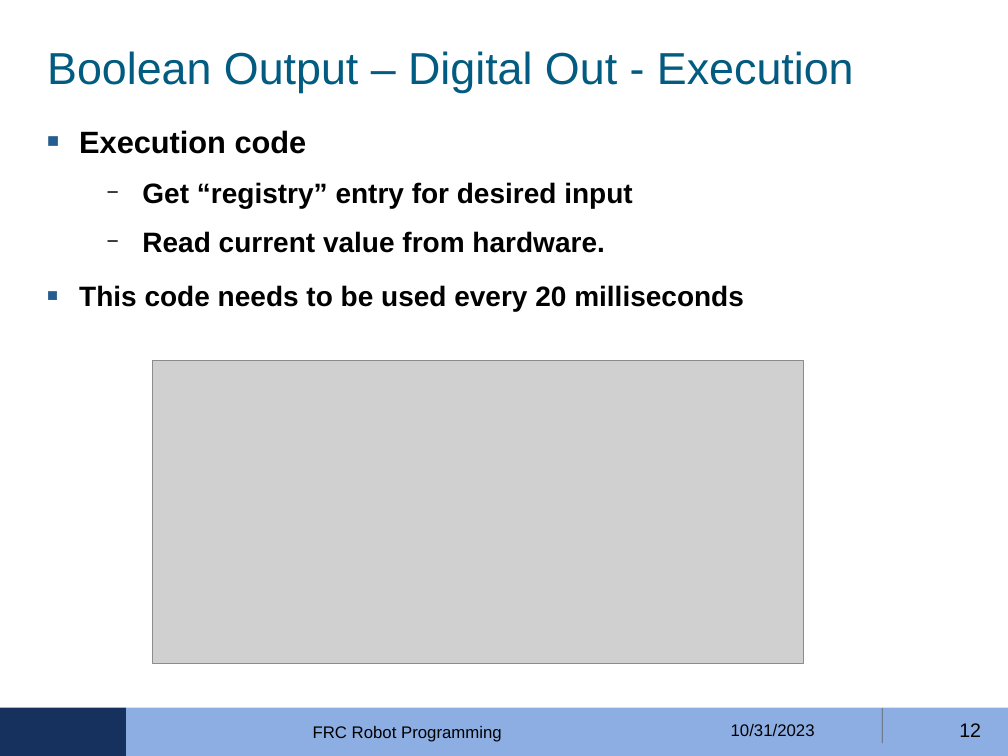
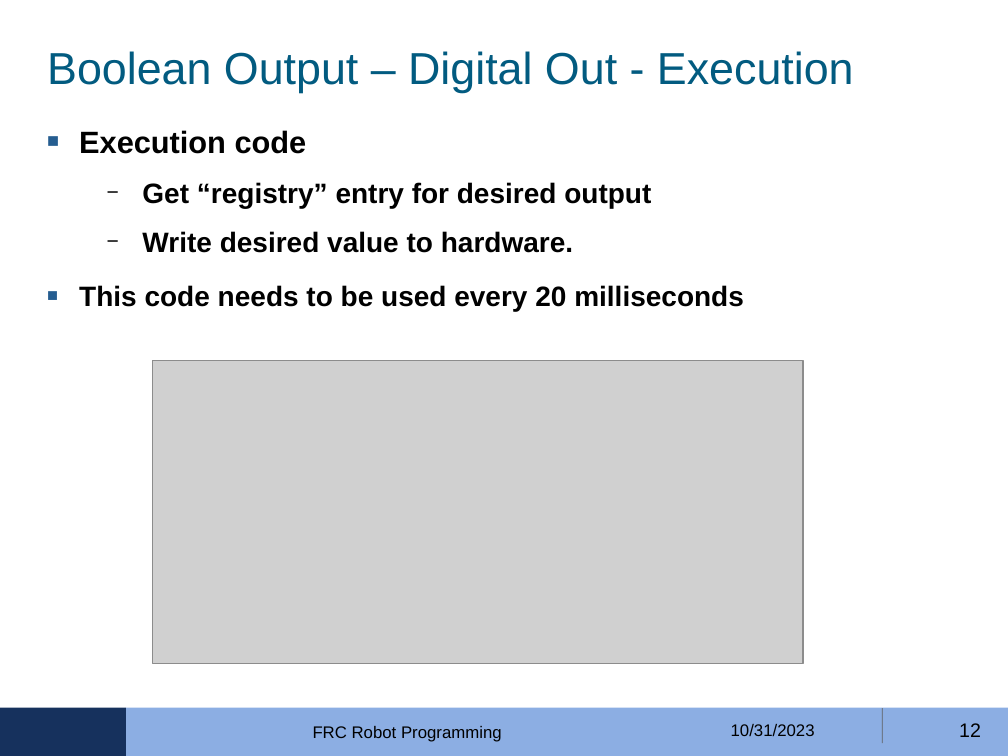
Before and after one commit to FRobotics/2023-RobotCode, a slide deck: slide 12 of Training/RobotProgramming-01/FRC-4150-RobotProgramming-Training-MODULE-01--2023-10-31.pptx. Drawn at 1008x756 pixels with LibreOffice and Linux fonts; fonts in the diff are those of the drawing; grey boxes stand for pictures; background and template pictures are left out. Boxes give left, top, right and bottom in pixels: in the first picture for what was removed or moved away, otherwise in the second. Text is boxed around its words. In the diff, an @@ line names an element or a change of style, - is before the commit and + after.

```diff
--- a/Training/RobotProgramming-01/FRC-4150-RobotProgramming-Training-MODULE-01--2023-10-31.pptx
+++ b/Training/RobotProgramming-01/FRC-4150-RobotProgramming-Training-MODULE-01--2023-10-31.pptx
@@ text at bbox=[142, 182, 651, 253]: text changed @@
-  − Get “registry” entry for desired input
-  − Read current value from hardware.
+  − Get “registry” entry for desired output
+  − Write desired value to hardware.
```
Also in this commit, not shown: 44 other files.
